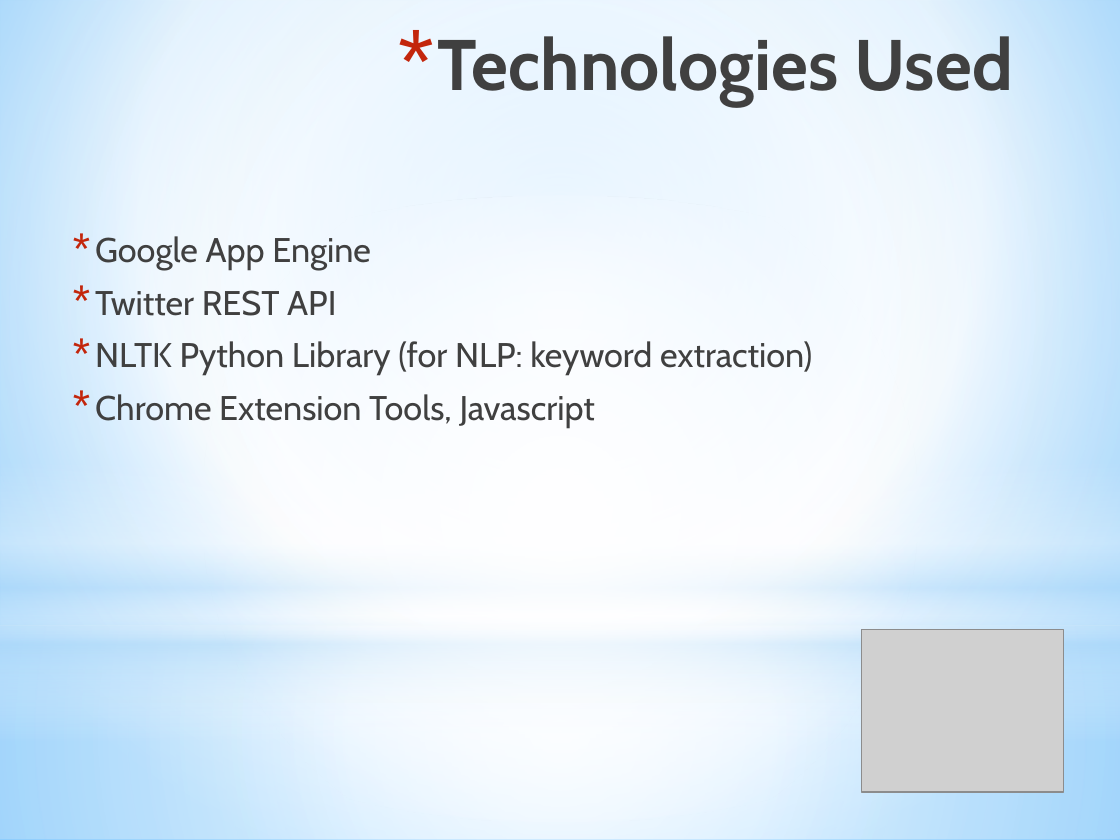
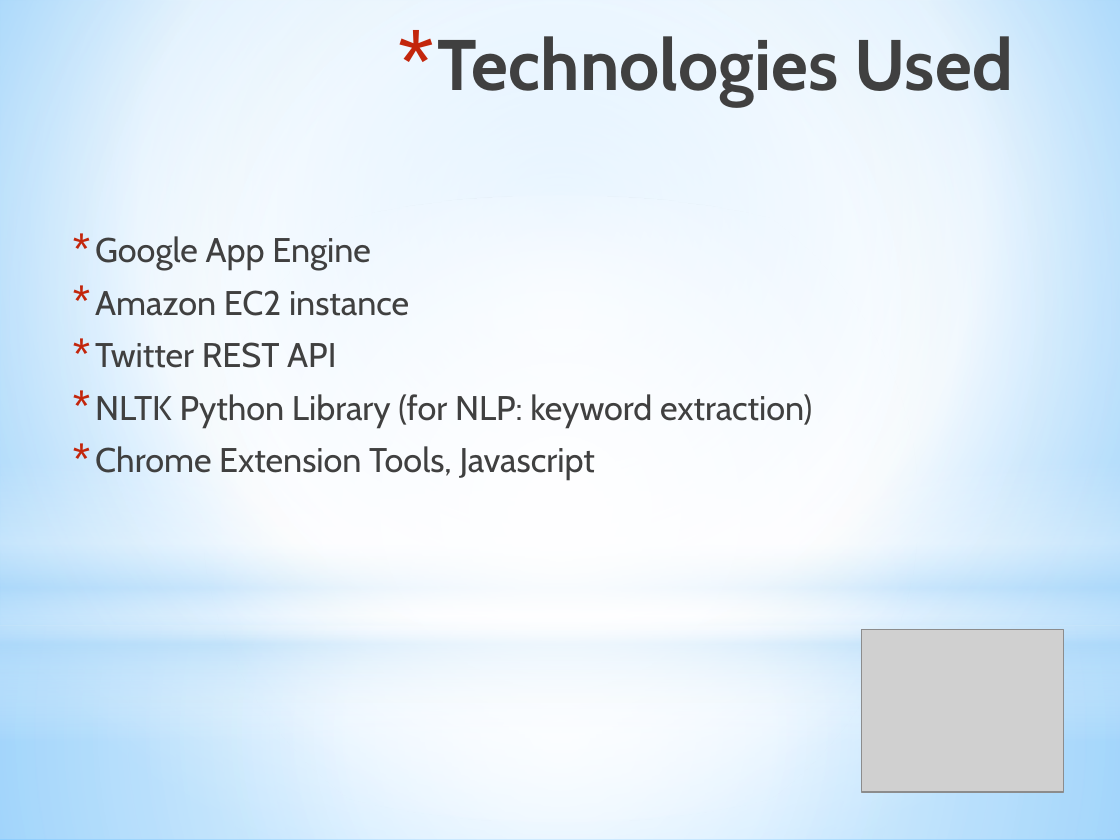
Before and after one commit to ewgarci/CloudProject, a slide deck: slide 6 of FinalProjPresentation.pptx. Drawn at 1120x840 pixels with LibreOffice and Linux fonts; fonts in the diff are those of the drawing; grey boxes stand for pictures; background and template pictures are left out. Boxes give left, top, right and bottom in pixels: in the first picture for what was removed or moved away, otherwise in the second. Text is boxed around its words. In the diff, an @@ line names an element or a change of style, - is before the commit and + after.

Commit message:
modified the slides

```diff
--- a/FinalProjPresentation.pptx
+++ b/FinalProjPresentation.pptx
@@ text at <box>95,290,409,316</box>: paragraph added @@
+* Amazon EC2 instance
```
Also in this commit, not shown: 1 other slide changed, 1 slide added.
